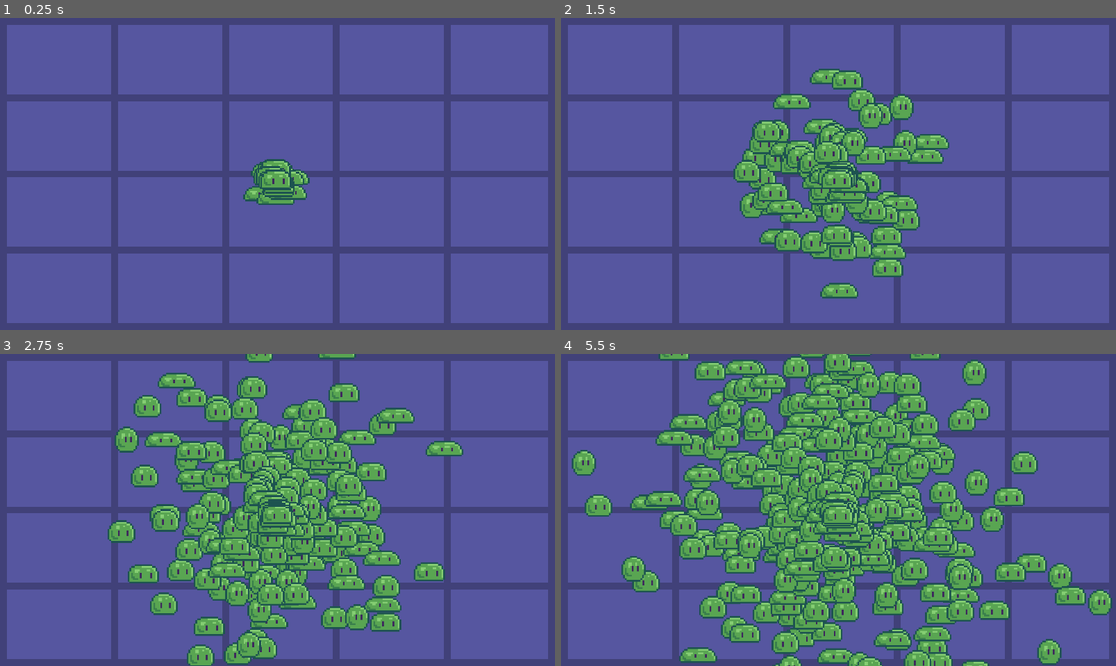
Above: before the commit, frames 1-4 (two rows, left to right).
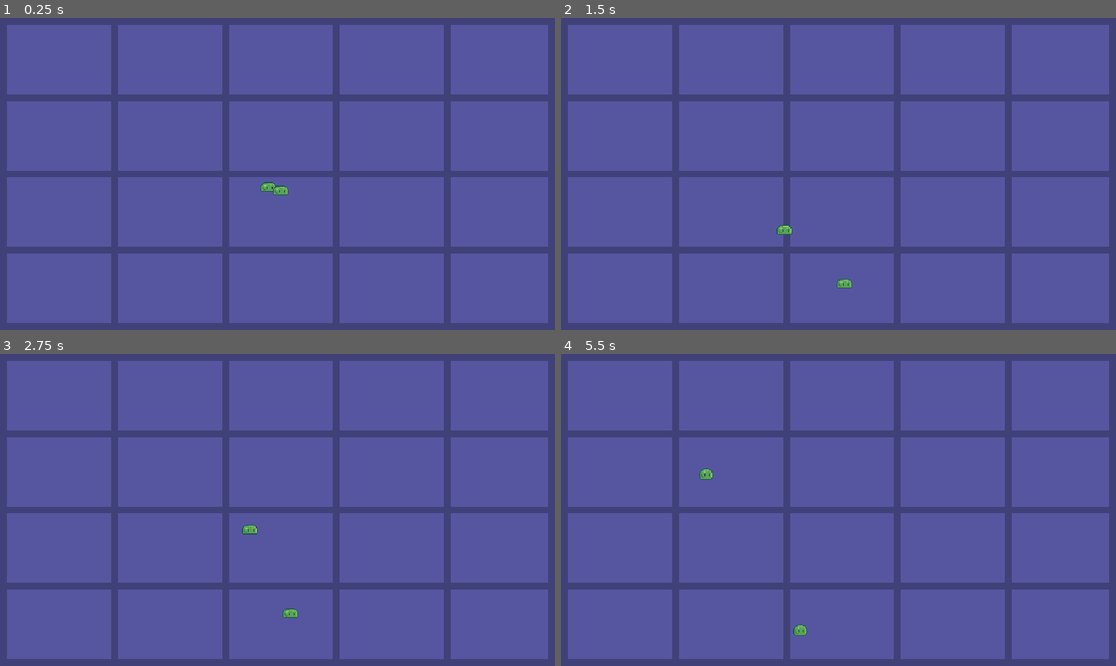
Above: after the commit, the same moments.

Repository: Insaly/LaboratoriTR
Game: Godot game, scene res://Sales/Sala01.tscn
Same seed, same stepped clock (60 frames per second), same inputs: the game is played once before the commit and once after it.
Inputs:
- Up to frame 1 (0.25 s): no input
- Up to frame 2 (1.5 s): no input
- Up to frame 3 (2.75 s): no input
- Up to frame 4 (5.5 s): no input

The runs differ from the first frame. In frame 1, 1.3% of the frame differs, in the area x 43-56%, y 45-60%; in frame 2, 13%; in frame 3, 27%; in frame 4, 43%, in the area x 1-100%, y 0-100%.

Commit message:
v.0.1

Diff:
--- /dev/null
+++ b/Projecte/Entitats/GeneradorSlimes.gd
@@ -0,0 +1,21 @@
+extends Area2D
+
+const Slime = preload("res://Entitats/Slime.tscn")
+var nombre_entitats = 2
+var entitats_generades = 0
+
+#func _ready():
+#	while nombre_entitats > entitats_generades:
+#		entitats_generades += 1
+#		print(entitats_generades)
+#		var Subjecte = Slime.instance()
+#		add_child(Subjecte)
+#		Subjecte.position = $Position2D.position
+
+func _process(delta):
+	if nombre_entitats > entitats_generades:
+		entitats_generades += 1
+		print(entitats_generades)
+		var Subjecte = Slime.instance()
+		add_child(Subjecte)
+		Subjecte.position = $Position2D.position
--- /dev/null
+++ b/Projecte/Entitats/GeneradorSlimes.tscn
@@ -0,0 +1,13 @@
+[gd_scene load_steps=3 format=2]
+
+[ext_resource path="res://Entitats/GeneradorSlimes.gd" type="Script" id=1]
+
+[sub_resource type="RectangleShape2D" id=1]
+
+[node name="GeneradorSlimes" type="Area2D"]
+script = ExtResource( 1 )
+
+[node name="CollisionShape2D" type="CollisionShape2D" parent="."]
+shape = SubResource( 1 )
+
+[node name="Position2D" type="Position2D" parent="."]
--- a/Projecte/Entitats/Generador_slimes.gd
+++ /dev/null
@@ -1,12 +0,0 @@
-extends Area2D
-
-const Slime = preload("res://Entitats/Slime.tscn")
-
-func _ready():
-	$Generador.start()
-
-func _on_Generador_timeout():
-	var Subjecte = Slime.instance()
-	add_child(Subjecte)
-	Subjecte.position = $Position2D.position
-	$Generador.start()
--- a/Projecte/Entitats/Generador_slimes.tscn
+++ /dev/null
@@ -1,18 +0,0 @@
-[gd_scene load_steps=3 format=2]
-
-[ext_resource path="res://Entitats/Generador_slimes.gd" type="Script" id=2]
-
-[sub_resource type="RectangleShape2D" id=1]
-
-[node name="Generador_slimes" type="Area2D"]
-script = ExtResource( 2 )
-
-[node name="Generador" type="Timer" parent="."]
-wait_time = 0.001
-
-[node name="CollisionShape2D" type="CollisionShape2D" parent="."]
-shape = SubResource( 1 )
-
-[node name="Position2D" type="Position2D" parent="."]
-
-[connection signal="timeout" from="Generador" to="." method="_on_Generador_timeout"]
--- a/Projecte/Entitats/Slime.tscn
+++ b/Projecte/Entitats/Slime.tscn
@@ -1,7 +1,10 @@
-[gd_scene load_steps=10 format=2]
+[gd_scene load_steps=11 format=2]
 
 [ext_resource path="res://Scripts/Slime.gd" type="Script" id=1]
 [ext_resource path="res://Sprites/slime_frames_all.png" type="Texture" id=2]
+
+[sub_resource type="CircleShape2D" id=8]
+radius = 9.0
 
 [sub_resource type="AtlasTexture" id=1]
 atlas = ExtResource( 2 )
@@ -38,16 +41,21 @@
 scale = Vector2( 3, 3 )
 script = ExtResource( 1 )
 
+[node name="Area2D" type="Area2D" parent="."]
+
+[node name="CollisionShape2D" type="CollisionShape2D" parent="Area2D"]
+shape = SubResource( 8 )
+
 [node name="AnimatedSprite" type="AnimatedSprite" parent="."]
+position = Vector2( 0, -2 )
 frames = SubResource( 6 )
-frame = 1
 playing = true
 
 [node name="CollisionShape2D" type="CollisionShape2D" parent="."]
-position = Vector2( 0, 2 )
 shape = SubResource( 7 )
 disabled = true
 
 [node name="Moviment" type="Timer" parent="."]
 
+[connection signal="area_entered" from="Area2D" to="." method="_on_Area2D_area_entered"]
 [connection signal="timeout" from="Moviment" to="." method="_on_Moviment_timeout"]
--- a/Projecte/Sales/Sala01.tscn
+++ b/Projecte/Sales/Sala01.tscn
@@ -1,7 +1,19 @@
-[gd_scene load_steps=3 format=2]
+[gd_scene load_steps=7 format=2]
 
 [ext_resource path="res://Sprites/Fons.png" type="Texture" id=1]
-[ext_resource path="res://Entitats/Generador_slimes.tscn" type="PackedScene" id=3]
+[ext_resource path="res://Entitats/GeneradorSlimes.tscn" type="PackedScene" id=2]
+
+[sub_resource type="RectangleShape2D" id=1]
+extents = Vector2( 30, 540 )
+
+[sub_resource type="RectangleShape2D" id=2]
+extents = Vector2( 30, 540 )
+
+[sub_resource type="RectangleShape2D" id=3]
+extents = Vector2( 960, 30 )
+
+[sub_resource type="RectangleShape2D" id=4]
+extents = Vector2( 960, 30 )
 
 [node name="Node2D" type="Node2D"]
 
@@ -10,6 +22,29 @@
 scale = Vector2( 6, 6 )
 texture = ExtResource( 1 )
 
-[node name="Generador" parent="." instance=ExtResource( 3 )]
-position = Vector2( 960, 540 )
-scale = Vector2( 2, 2 )
+[node name="ParetOest" type="Area2D" parent="." groups=["Parets"]]
+position = Vector2( -30, 540 )
+
+[node name="CollisionShape2D" type="CollisionShape2D" parent="ParetOest" groups=["Parets"]]
+shape = SubResource( 1 )
+
+[node name="ParetEst" type="Area2D" parent="." groups=["Parets"]]
+position = Vector2( 1950, 540 )
+
+[node name="CollisionShape2D" type="CollisionShape2D" parent="ParetEst" groups=["Parets"]]
+shape = SubResource( 2 )
+
+[node name="ParetNord" type="Area2D" parent="." groups=["Parets"]]
+position = Vector2( 960, -30 )
+
+[node name="CollisionShape2D" type="CollisionShape2D" parent="ParetNord" groups=["Parets"]]
+shape = SubResource( 3 )
+
+[node name="ParetSud" type="Area2D" parent="." groups=["Parets"]]
+position = Vector2( 960, 1110 )
+
+[node name="CollisionShape2D" type="CollisionShape2D" parent="ParetSud" groups=["Parets"]]
+shape = SubResource( 4 )
+
+[node name="GeneradorSlimes" parent="." instance=ExtResource( 2 )]
+position = Vector2( 975, 540 )
--- a/Projecte/Scripts/Slime.gd
+++ b/Projecte/Scripts/Slime.gd
@@ -23,3 +23,10 @@
 
 func _on_Moviment_timeout():
 	change_dir()
+
+func _on_Area2D_area_entered(area):
+	if area.is_in_group("Parets"):
+		if area.name == "ParetNord" or area.name == "ParetSud":
+			dir.y = (-dir.y)
+		if area.name == "ParetEst" or area.name == "ParetOest":
+			dir.x = (-dir.x)
